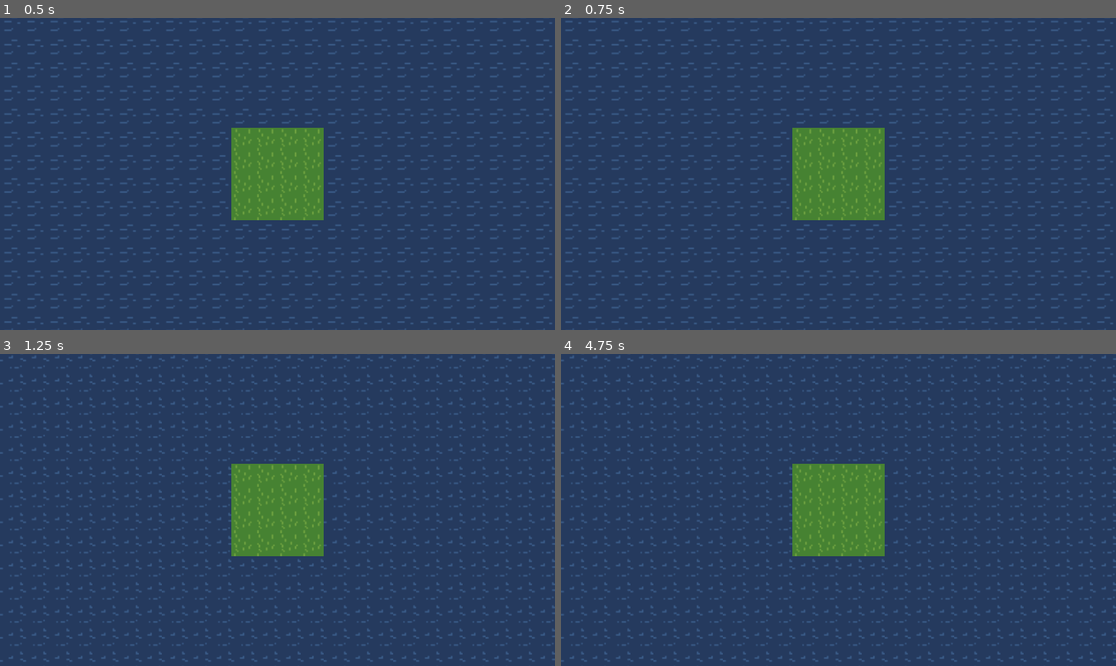
Above: before the commit, frames 1-4 (two rows, left to right).
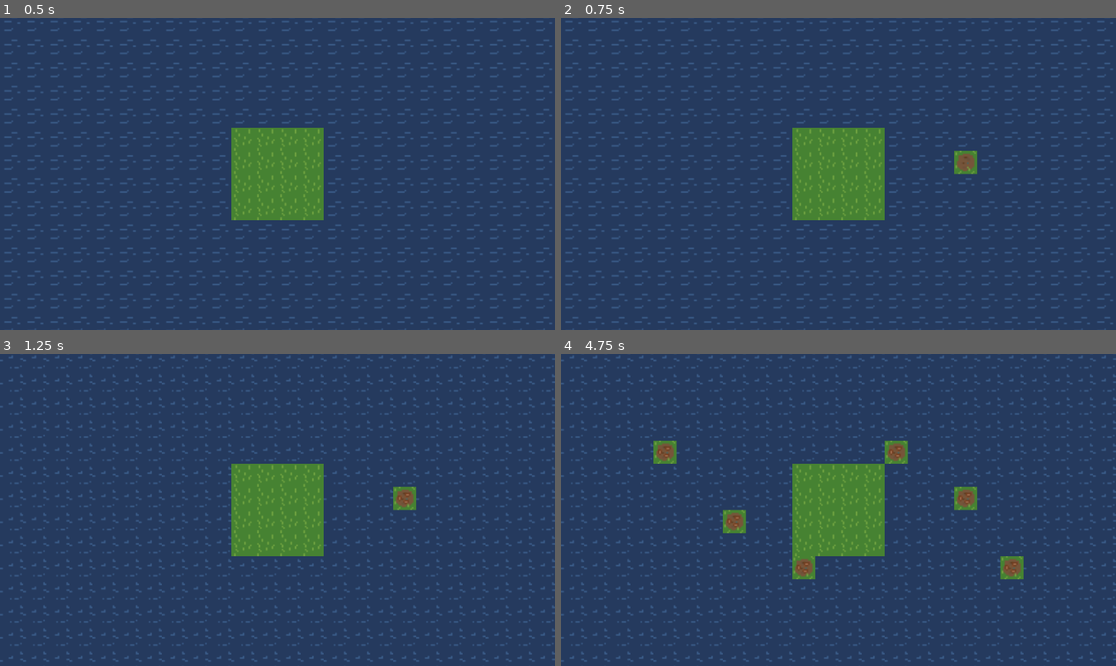
Above: after the commit, the same moments.

Repository: Igri-Marmalad/ludum-dare-54
Game: Godot game, scene res://tilemap_scene.tscn
Two runs of this game, one before a commit and one after it. Both use one fixed random seed, a clock stepped at 60 frames per second and the inputs below.
Inputs (mouse positions are in pixels of both pictures, inside the frame that each line leads up to):
- Up to frame 1 (0.5 s): no input
- Up to frame 2 (0.75 s): tap Enter at 0.5 s; move the mouse to (960, 158) at 0.52 s; click (960, 158) at 0.6 s
- Up to frame 3 (1.25 s): right-click (399, 494) at 0.8 s
- Up to frame 4 (4.75 s): tap Space at 1.25, 2.75, 4.25 s; move the mouse to (727, 525) at 1.27 s; right-click (727, 525) at 1.35 s; click (727, 525) at 1.55 s; tap Enter at 2, 3.5 s; move the mouse to (894, 441) at 2.02 s; click (894, 441) at 2.1 s; right-click (894, 441) at 2.3 s; move the mouse to (810, 572) at 2.77 s; right-click (810, 572) at 2.85 s; click (810, 572) at 3.05 s; move the mouse to (1005, 556) at 3.52 s; click (1005, 556) at 3.6 s; right-click (1005, 556) at 3.8 s; move the mouse to (672, 463) at 4.27 s; right-click (672, 463) at 4.35 s; click (672, 463) at 4.55 s

Frame 1 is identical in both runs. In frame 2, 0.3% of the frame differs, in the area x 70-75%, y 42-51%; in frame 3, 0.3%; in frame 4, 1.9%, in the area x 16-84%, y 27-73%.

Commit message:
Added hoe and plant mechanic

Diff:
--- a/Ludum Dare 54/project.godot
+++ b/Ludum Dare 54/project.godot
@@ -19,6 +19,19 @@
 
 project/assembly_name="Farm Game"
 
+[input]
+
+left_click={
+"deadzone": 0.5,
+"events": [Object(InputEventMouseButton,"resource_local_to_scene":false,"resource_name":"","device":-1,"window_id":0,"alt_pressed":false,"shift_pressed":false,"ctrl_pressed":false,"meta_pressed":false,"button_mask":0,"position":Vector2(0, 0),"global_position":Vector2(0, 0),"factor":1.0,"button_index":1,"canceled":false,"pressed":false,"double_click":false,"script":null)
+]
+}
+right_click={
+"deadzone": 0.5,
+"events": [Object(InputEventMouseButton,"resource_local_to_scene":false,"resource_name":"","device":-1,"window_id":0,"alt_pressed":false,"shift_pressed":false,"ctrl_pressed":false,"meta_pressed":false,"button_mask":0,"position":Vector2(0, 0),"global_position":Vector2(0, 0),"factor":1.0,"button_index":2,"canceled":false,"pressed":false,"double_click":false,"script":null)
+]
+}
+
 [rendering]
 
 renderer/rendering_method="gl_compatibility"
--- a/Ludum Dare 54/tilemap_scene.tscn
+++ b/Ludum Dare 54/tilemap_scene.tscn
@@ -1,7 +1,9 @@
-[gd_scene load_steps=6 format=3 uid="uid://j4ba8ma4jjex"]
-
+[gd_scene load_steps=9 format=3 uid="uid://j4ba8ma4jjex"]
+
+[ext_resource type="Script" path="res://world.gd" id="1_0n5x1"]
 [ext_resource type="Texture2D" uid="uid://di66wro1o8kaw" path="res://sprites/Terrains_Dirt_Grass_Sand_Cliffs.png" id="1_aaxye"]
 [ext_resource type="Texture2D" uid="uid://tlb3lfxkt21r" path="res://sprites/water.png" id="2_lu22a"]
+[ext_resource type="Texture2D" uid="uid://b7thkdl5a4j86" path="res://sprites/vegetables.png" id="4_6w7u0"]
 
 [sub_resource type="TileSetAtlasSource" id="TileSetAtlasSource_bhyxk"]
 texture = ExtResource("1_aaxye")
@@ -251,11 +253,20 @@
 0:0/animation_frame_2/duration = 1.0
 0:0/0 = 0
 
+[sub_resource type="TileSetAtlasSource" id="TileSetAtlasSource_ebt8x"]
+texture = ExtResource("4_6w7u0")
+0:0/0 = 0
+1:0/0 = 0
+2:0/0 = 0
+3:0/0 = 0
+
 [sub_resource type="TileSet" id="TileSet_vfqtm"]
 sources/0 = SubResource("TileSetAtlasSource_bhyxk")
 sources/1 = SubResource("TileSetAtlasSource_rs1ud")
-
-[node name="Node2D" type="Node2D"]
+sources/2 = SubResource("TileSetAtlasSource_ebt8x")
+
+[node name="world" type="Node2D"]
+script = ExtResource("1_0n5x1")
 
 [node name="TileMap" type="TileMap" parent="."]
 tile_set = SubResource("TileSet_vfqtm")
@@ -269,6 +280,13 @@
 layer_1/y_sort_origin = 0
 layer_1/z_index = 0
 layer_1/tile_data = PackedInt32Array(-1, 655360, 1, 65535, 655360, 1, 0, 655360, 1, -65536, 655360, 1, -65538, 655360,  …(201 unchanged characters)…
+layer_2/name = "Plants"
+layer_2/enabled = true
+layer_2/modulate = Color(1, 1, 1, 1)
+layer_2/y_sort_enabled = false
+layer_2/y_sort_origin = 0
+layer_2/z_index = 0
+layer_2/tile_data = PackedInt32Array()
 
 [node name="Camera2D" type="Camera2D" parent="."]
 zoom = Vector2(3, 3)
--- /dev/null
+++ b/Ludum Dare 54/world.gd
@@ -0,0 +1,37 @@
+extends Node2D
+
+@onready var tile_map : TileMap = $TileMap
+
+var ground_layer = 1
+var plant_layer = 2
+
+
+# Called when the node enters the scene tree for the first time.
+func _ready():
+	pass # Replace with function body.
+
+
+# Called every frame. 'delta' is the elapsed time since the previous frame.
+func _process(delta):
+	pass
+
+
+func _input(event):
+	#Hoeing ground
+	if Input.is_action_just_pressed("left_click"):
+		var mouse_pos = get_global_mouse_position()
+		var tile_mouse_pos = tile_map.local_to_map(mouse_pos)
+
+		var source_id = 0 #the id of the tileset
+		var atlas_cord = Vector2i(0, 3) #the id of the tile we want to place
+
+		tile_map.set_cell(ground_layer, tile_mouse_pos, source_id, atlas_cord)
+	#Planting crops
+	if Input.is_action_just_pressed("right_click"):
+		var mouse_pos = get_global_mouse_position()
+		var tile_mouse_pos = tile_map.local_to_map(mouse_pos)
+
+		var source_id = 2 #the id of the tileset
+		var atlas_cord = Vector2i(0, 0) #the id of the tile we want to place
+
+		tile_map.set_cell(plant_layer, tile_mouse_pos, source_id, atlas_cord)
Binary file added: Ludum Dare 54/sprites/vegetables.png
Not shown, added: Ludum Dare 54/sprites/vegetables.png.import
